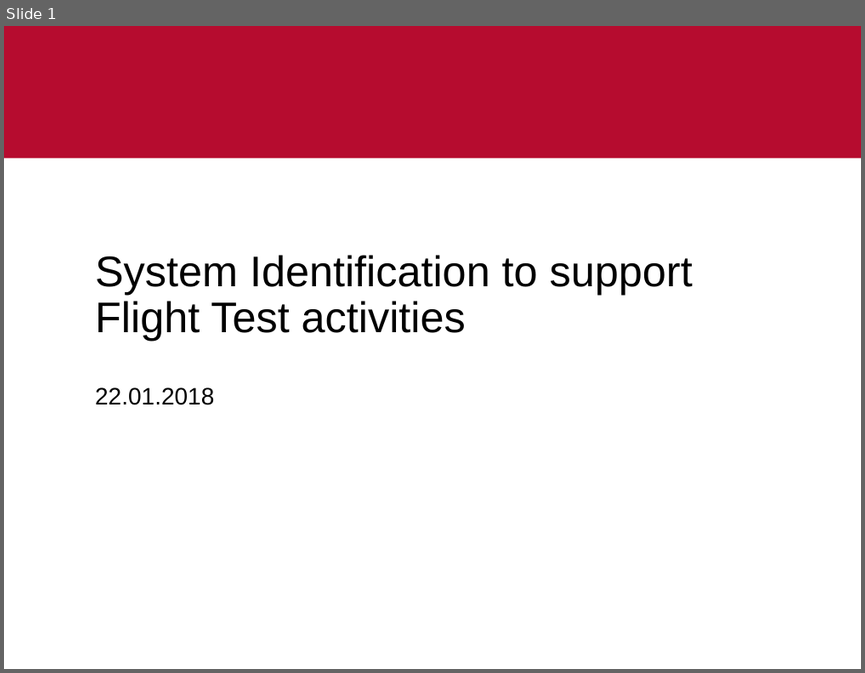
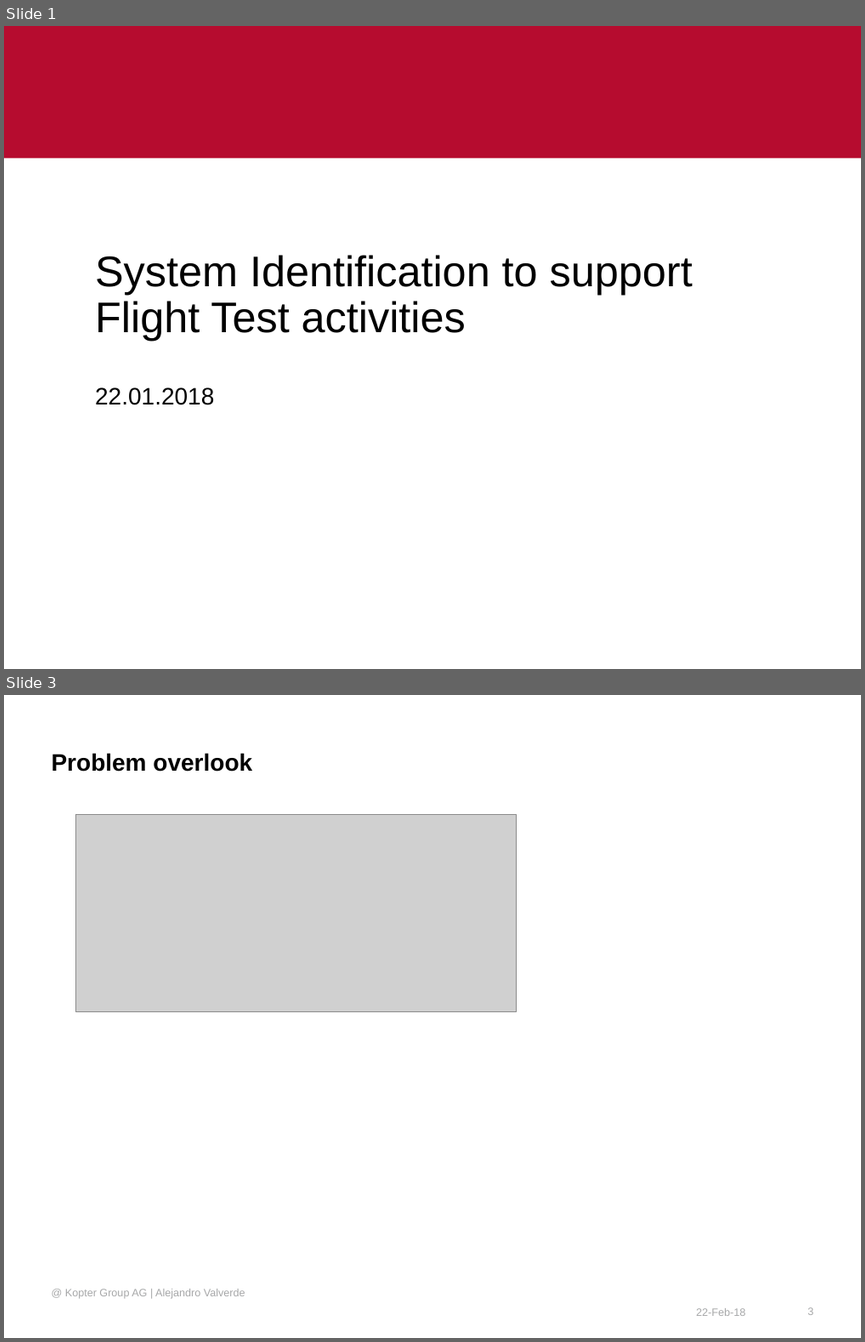
Before and after one commit to wuyou33/kopter, a slide deck: s_id/docs/System Identification to support Flight Test activities - proposal.pptx. Shown one above the other, each under a label of ours: slide 1 before the commit, slides 1 and 3 after it; the slides between them are not shown. The pictures are 865x673 and 865x1342 pixels, drawn with LibreOffice and Linux fonts; fonts in the diff are those of the drawing; grey boxes stand for pictures; background and template pictures are left out. Boxes give left, top, right and bottom in pixels: in the first picture for what was removed or moved away, otherwise in the second. Text is boxed around its words. In the diff, an @@ line names an element or a change of style, - is before the commit and + after.

```diff
--- a/s_id/docs/System Identification to support Flight Test activities - proposal.pptx
+++ b/s_id/docs/System Identification to support Flight Test activities - proposal.pptx
@@ slide 3 added at (4, 695, 861, 1338), background #FFFFFF @@
@@ title added at (52, 753, 252, 771), 20 pt, text #000000, bold @@
+Problem overlook
@@ picture added at (76, 814, 516, 1011) @@
@@ text added at (65, 1288, 245, 1299), 9 pt, text #A7A8A9 @@
+@ Kopter Group AG | Alejandro Valverde
@@ text added at (696, 1308, 745, 1315), 9 pt, text #A7A8A9 @@
+22-Feb-18
@@ page number added at (807, 1307, 813, 1315), 9 pt, text #A7A8A9 @@
+3
```
Also in this commit, not shown: 2 slides changed, 2 other slides added.
